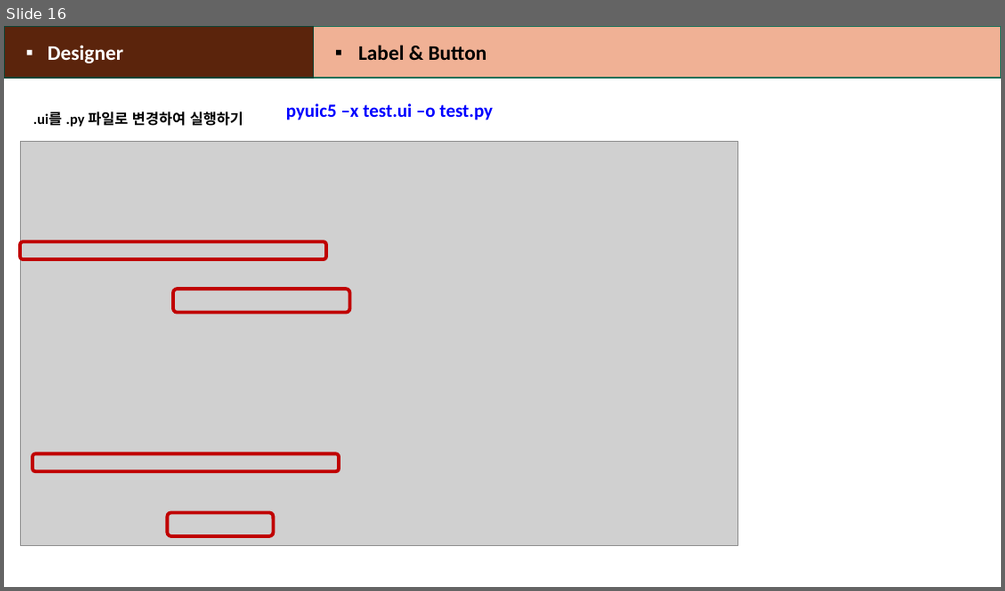
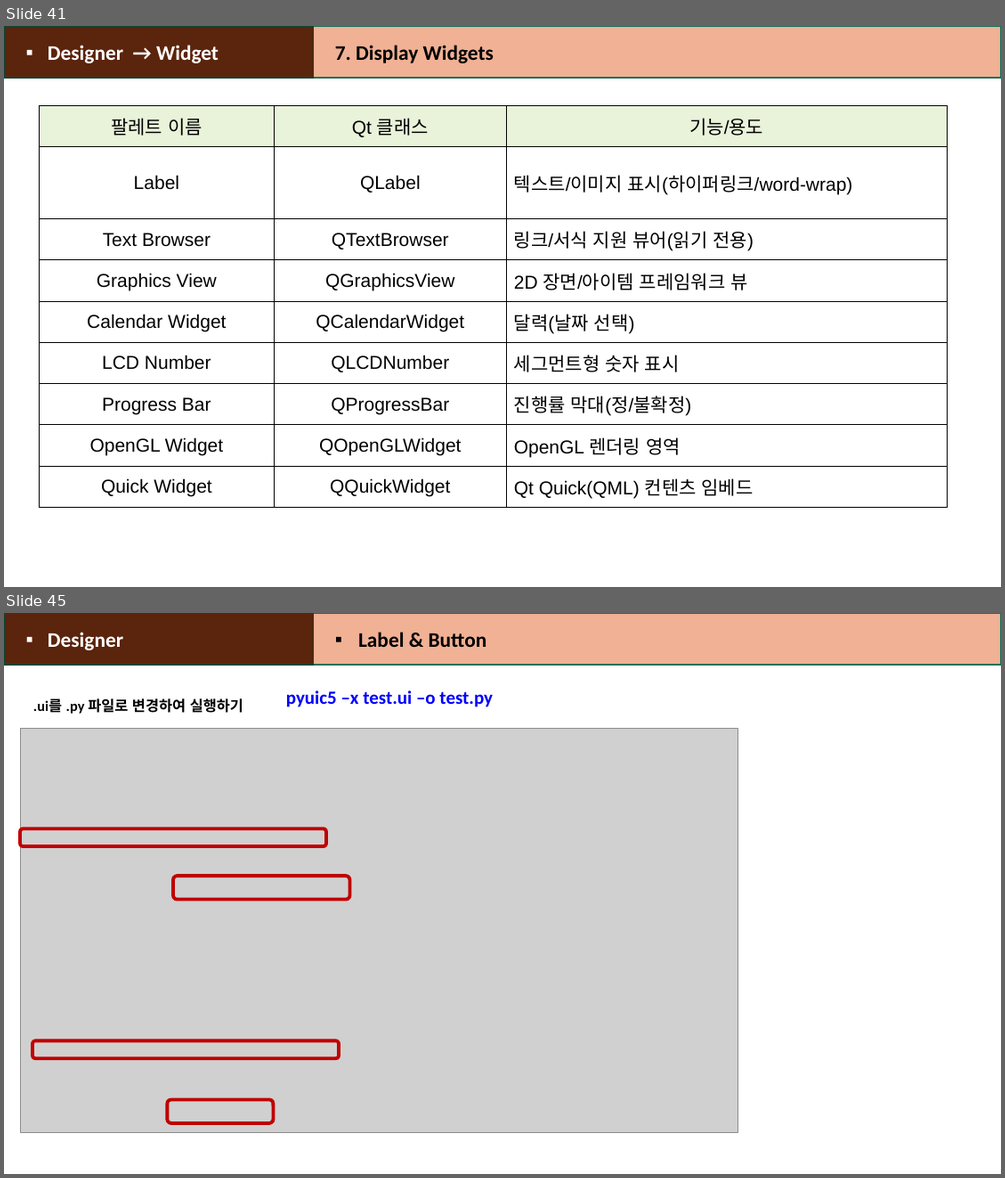
Before and after one commit to heartcom/Linux-Program, a slide deck: 2_Rpi_GPIO_DHT11_PyQt.pptx. Shown one above the other, each under a label of ours: slide 16 before the commit, slides 41 and 45 after it; the slides between them are not shown. The pictures are 1005x591 and 1005x1178 pixels, drawn with LibreOffice and Linux fonts; fonts in the diff are those of the drawing; grey boxes stand for pictures. Boxes give left, top, right and bottom in pixels: in the first picture for what was removed or moved away, otherwise in the second. Text is boxed around its words. In the diff, an @@ line names an element or a change of style, - is before the commit and + after.

```diff
--- a/2_Rpi_GPIO_DHT11_PyQt.pptx
+++ b/2_Rpi_GPIO_DHT11_PyQt.pptx
@@ slide 41 added at box(4, 26, 1001, 587), background #FFFFFF @@
@@ rectangle added at box(4, 26, 313, 78), fill #5C240C, outline #0D4335 1 pt, 20 pt, text #FFFFFF, bold @@
+▪ Designer → Widget
@@ rectangle added at box(313, 26, 1001, 78), fill #F0B195, outline #157259 1 pt, 20 pt, text #000000, bold @@
+7. Display Widgets
@@ table added at box(39, 105, 947, 507), 9 rows, 3 columns @@
+팔레트 이름 | Qt 클래스 | 기능/용도
+Label | QLabel | 텍스트/이미지 표시(하이퍼링크/word-wrap)
+Text Browser | QTextBrowser | 링크/서식 지원 뷰어(읽기 전용)
+Graphics View | QGraphicsView | 2D 장면/아이템 프레임워크 뷰
+Calendar Widget | QCalendarWidget | 달력(날짜 선택)
+LCD Number | QLCDNumber | 세그먼트형 숫자 표시
+Progress Bar | QProgressBar | 진행률 막대(정/불확정)
+OpenGL Widget | QOpenGLWidget | OpenGL 렌더링 영역
+Quick Widget | QQuickWidget | Qt Quick(QML) 컨텐츠 임베드
@@ what was slide 16 is now slide 45 @@
```
Also in this commit, not shown: 12 slides changed, 28 other slides added, 1 other file.
